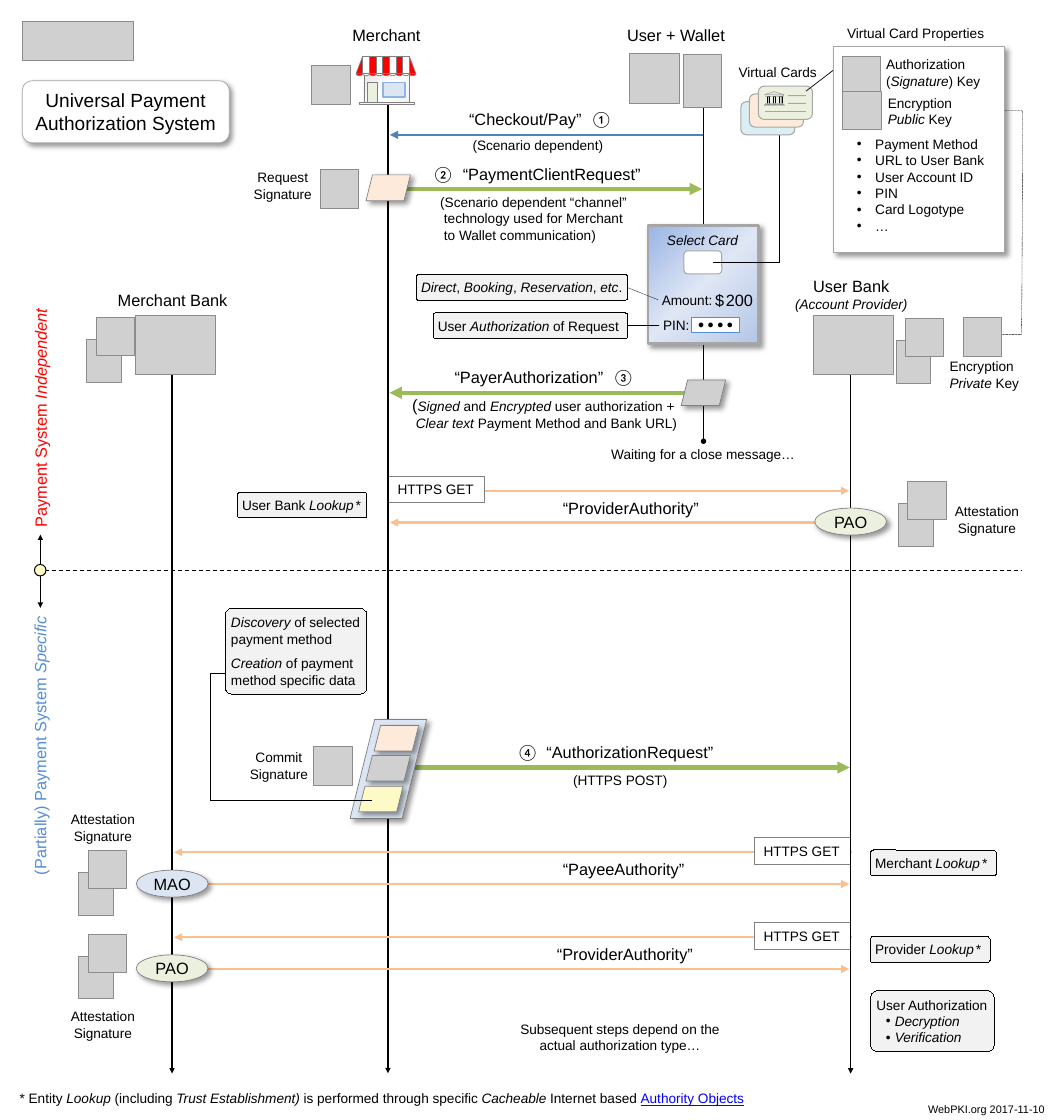
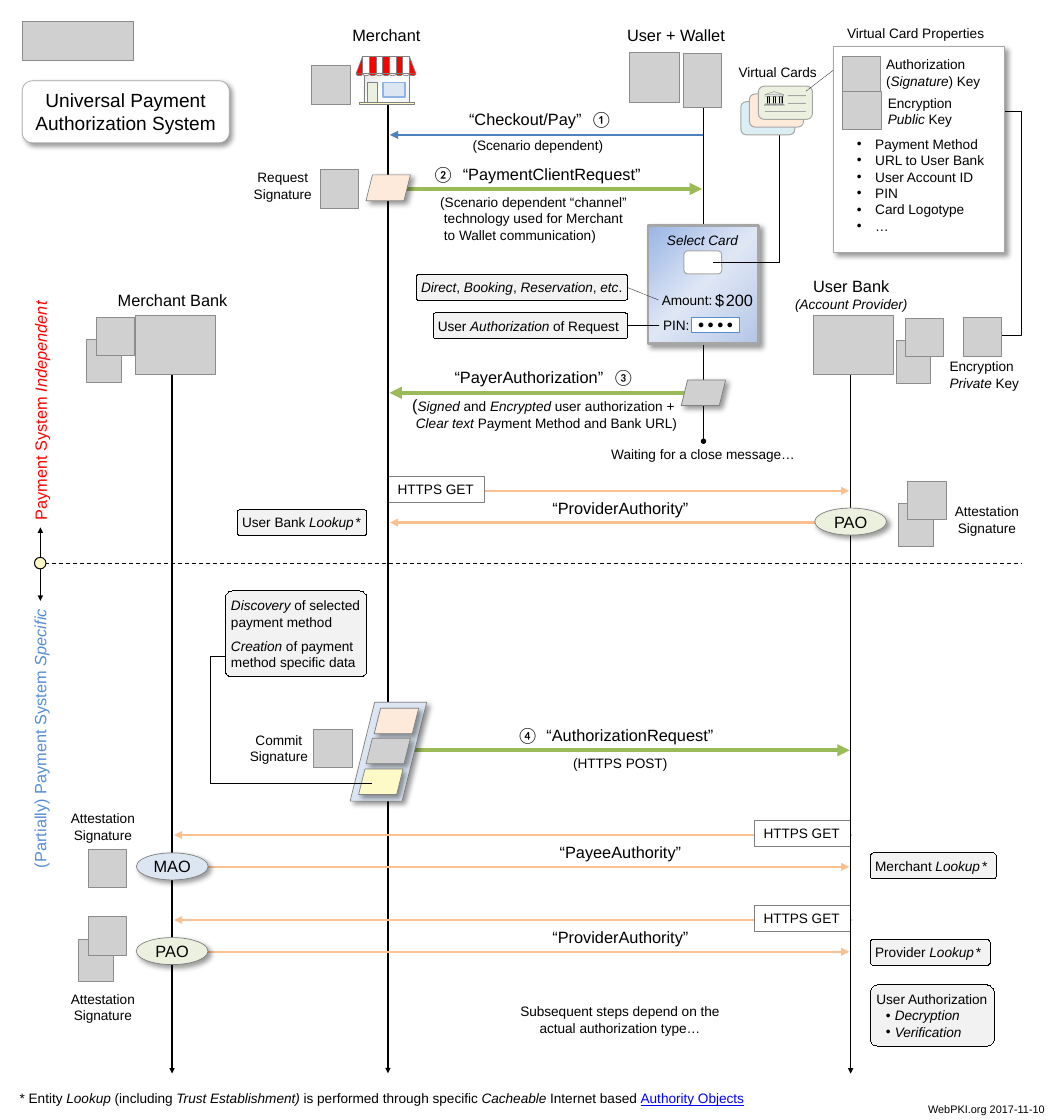
Before and after one commit to cyberphone/doc, a slide deck: slide 1 of saturn/saturn-authorization.pptx. Drawn at 1054x1120 pixels with LibreOffice and Linux fonts; fonts in the diff are those of the drawing; grey boxes stand for pictures. Boxes give left, top, right and bottom in pixels: in the first picture for what was removed or moved away, otherwise in the second. Text is boxed around its words. In the diff, an @@ line names an element or a change of style, - is before the commit and + after.

```diff
--- a/saturn/saturn-authorization.pptx
+++ b/saturn/saturn-authorization.pptx
@@ line (806, 91) - (848, 59): stroke #000000 0.5 pt to #000000 0.25 pt dashed @@
@@ freeform shape at (x1=979, y1=111, x2=1021, y2=334): rotation 36 to 0 degrees; outline redrawn @@
@@ text "“ProviderAuthority”" moved from (x1=563, y1=502, x2=699, y2=517) to (x1=552, y1=502, x2=688, y2=517) @@
@@ rounded rectangle "User Bank Lookup *" moved from (x1=237, y1=492, x2=367, y2=518) to (x1=237, y1=510, x2=367, y2=535) @@
@@ 2 texts, 1 rounded rectangle, 1 double arrow, 1 ellipse moved together from (x1=32, y1=318, x2=994, y2=1051) to (x1=32, y1=310, x2=994, y2=1045) @@
@@ line moved from (44, 571) - (1021, 571) to (44, 563) - (1021, 563) @@
@@ 4 pictures, 3 texts, 3 arrows, 2 parallelograms, 1 ellipse, 1 rectangle, 1 elbow line moved together from (x1=78, y1=673, x2=852, y2=998) to (x1=78, y1=656, x2=852, y2=981) @@
@@ alignment left to centre in 3 elements at (x1=552, y1=502, x2=688, y2=517), (x1=552, y1=931, x2=688, y2=946), (x1=560, y1=846, x2=681, y2=862) @@
@@ text "“PayeeAuthority”" moved from (x1=563, y1=863, x2=684, y2=879) to (x1=560, y1=846, x2=681, y2=862) @@
@@ picture removed at (x1=78, y1=873, x2=113, y2=915) @@
@@ text "“ProviderAuthority”" moved from (x1=557, y1=948, x2=693, y2=964) to (x1=552, y1=931, x2=688, y2=946) @@
@@ 3 texts, 2 arrows, 1 ellipse, 1 rectangle, 1 rounded rectangle, 1 parallelogram moved together from (x1=71, y1=608, x2=852, y2=1053) to (x1=71, y1=590, x2=852, y2=1036) @@
```
Also in this commit, not shown: 1 other file.
